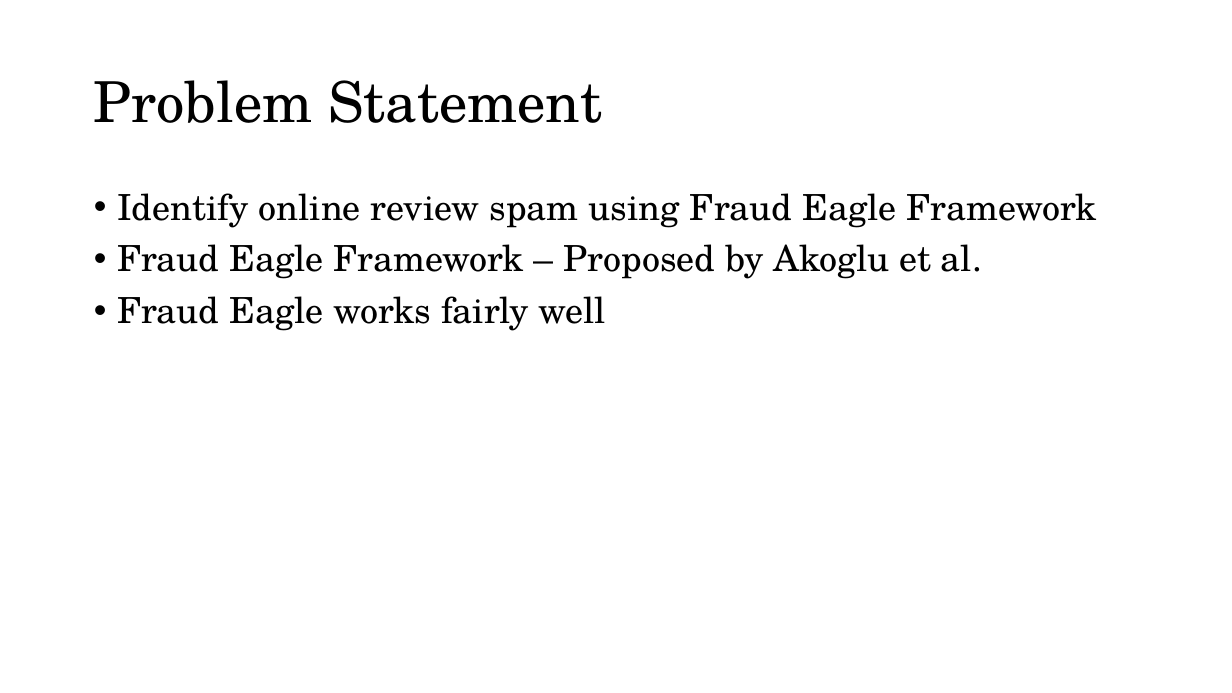
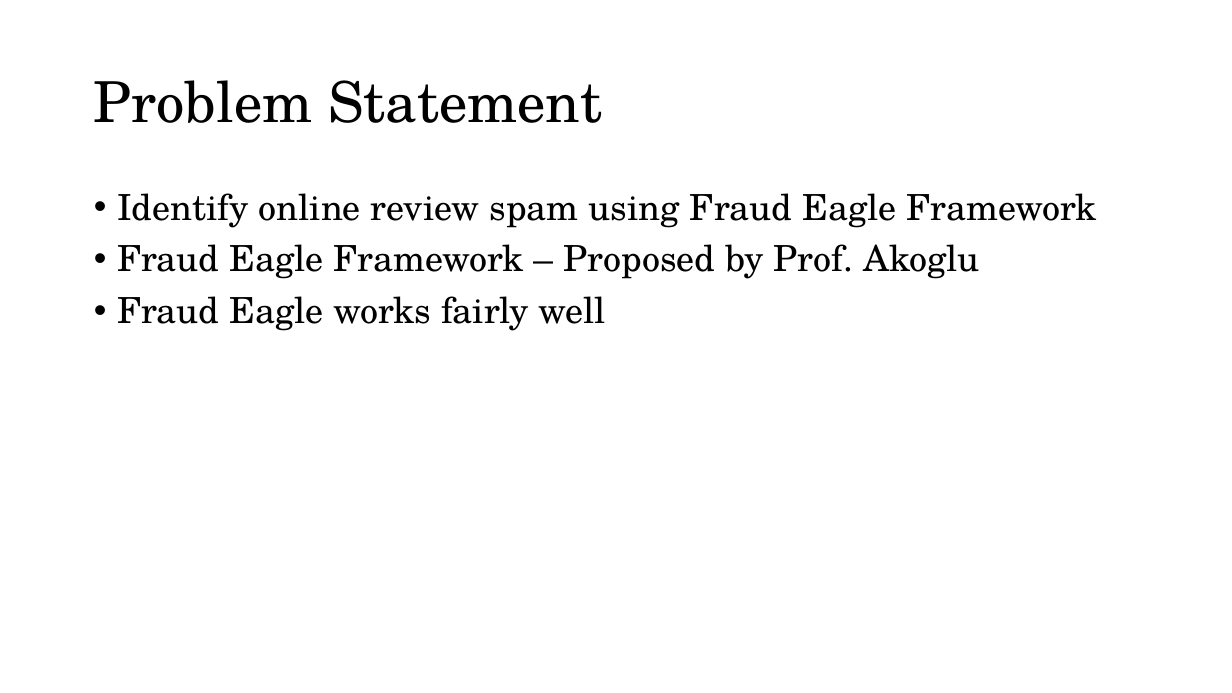
Before and after one commit to rkumar2468/Mining, a slide deck: slide 3 of Documents/Presentation/Course591-Final-Presentation.pptx. Drawn at 1232x693 pixels with LibreOffice and Linux fonts; fonts in the diff are those of the drawing. Boxes give left, top, right and bottom in pixels: in the first picture for what was removed or moved away, otherwise in the second. Text is boxed around its words. In the diff, an @@ line names an element or a change of style, - is before the commit and + after.

```diff
--- a/Documents/Presentation/Course591-Final-Presentation.pptx
+++ b/Documents/Presentation/Course591-Final-Presentation.pptx
@@ text at (x1=117, y1=244, x2=979, y2=279): text changed @@
-• Fraud Eagle Framework – Proposed by Akoglu et al.
+• Fraud Eagle Framework – Proposed by Prof. Akoglu
```
Also in this commit, not shown: 6 other slides changed, 3 slides removed.
